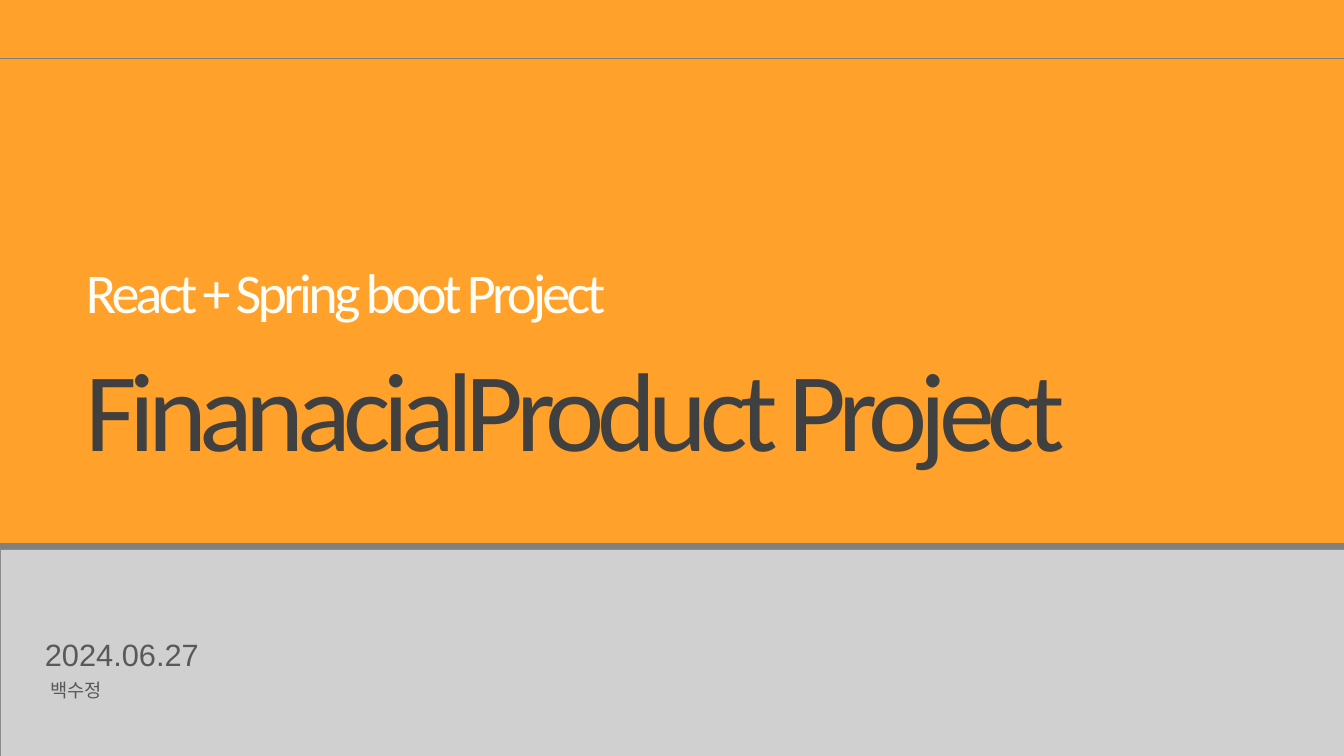
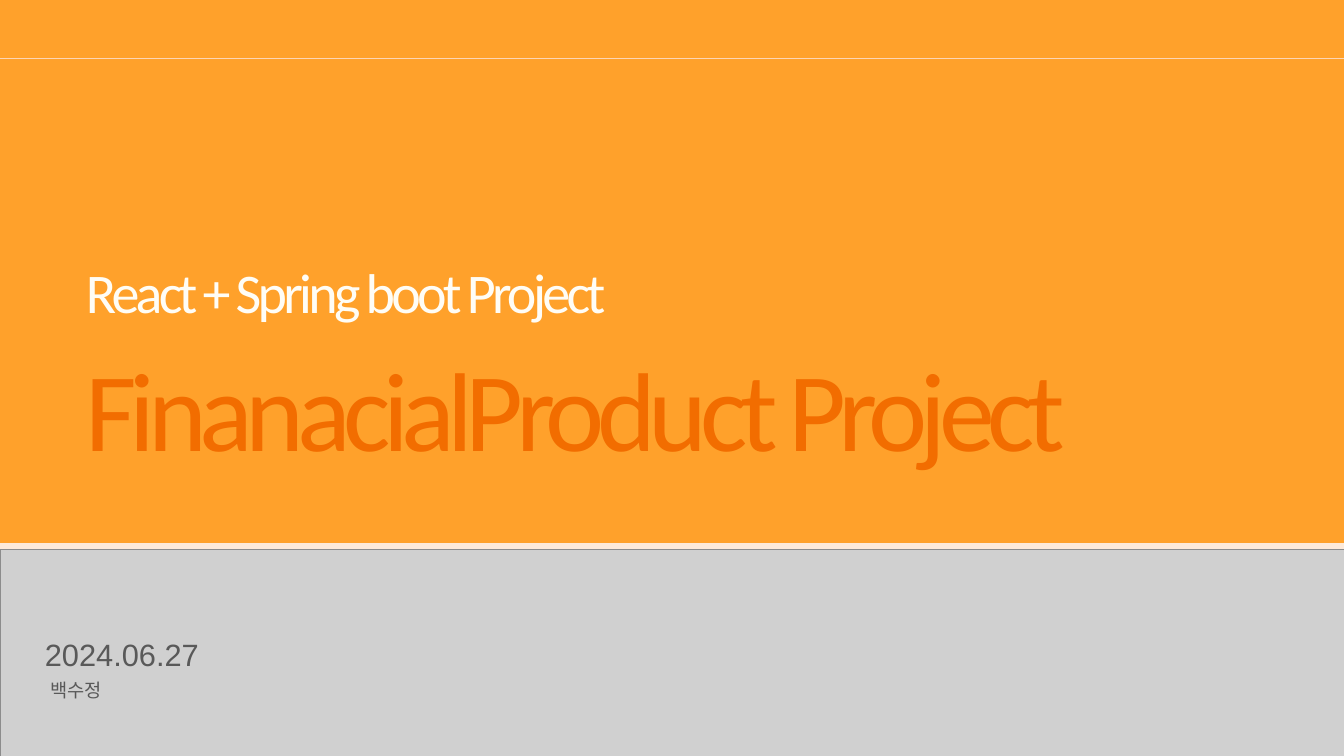
Before and after one commit to tnwjd121/FPA, a slide deck: slide 1 of PPT/FPAproject.pptx. Drawn at 1344x756 pixels with LibreOffice and Linux fonts; fonts in the diff are those of the drawing; grey boxes stand for pictures. Boxes give left, top, right and bottom in pixels: in the first picture for what was removed or moved away, otherwise in the second. Text is boxed around its words. In the diff, an @@ line names an element or a change of style, - is before the commit and + after.

```diff
--- a/PPT/FPAproject.pptx
+++ b/PPT/FPAproject.pptx
@@ line (0, 59) - (1344, 59): stroke #808080 1.5 pt to #FCD5B5 1.5 pt @@
@@ text "FinanacialProduct Project" at (x1=86, y1=374, x2=1065, y2=470): text colour #404040 to #F26D00 @@
@@ line (0, 546) - (1344, 546): stroke #808080 6 pt to #FDEADA 6 pt @@
```
Also in this commit, not shown: 12 other slides changed.
